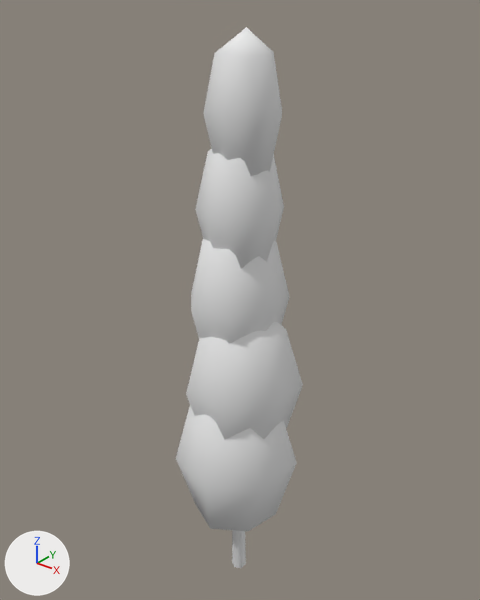
What one commit did to the glTF model packages/maps/assets/streets/models/streets-tree-columnar.glb.
The view is the same before and after, from a 50 mm lens placed at (7.53, -9.37, 13.05), pointed at (-0.2, 0.3, 7.06). The axes (+X, +Y, +Z) are drawn at lower left. The lights are the same throughout. The older version comes first.

The first picture shows 'streets-tree-columnar'.
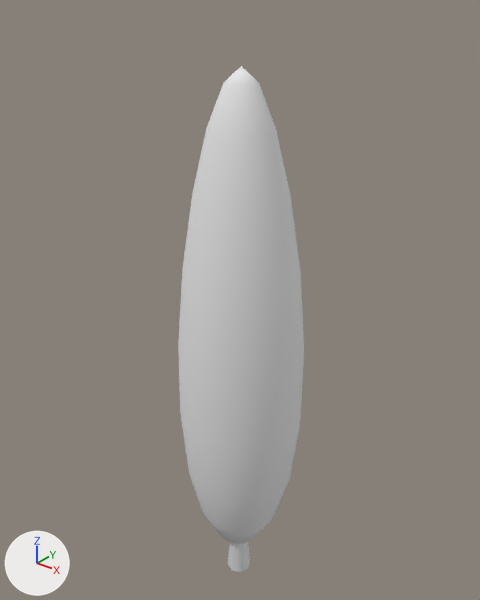
Where the change shows, as pixel boxes [x1, y1, x2, y2] in the pictures (480 x 600 px):
'streets-tree-columnar', reshaped (6% shorter)
    before: [176, 27, 303, 568]
    after: [178, 66, 304, 572]
part 1 of me_streets_tree_columnar, rebuilt
    before: [186, 322, 303, 440]
    after: [178, 66, 304, 544]
part 2 of me_streets_tree_columnar, rebuilt
    before: [232, 530, 246, 568]
    after: [228, 542, 250, 572]
part 3 of me_streets_tree_columnar, deleted
    before: [203, 27, 282, 176]
part 4 of me_streets_tree_columnar, deleted
    before: [195, 149, 284, 269]
part 5 of me_streets_tree_columnar, deleted
    before: [176, 239, 297, 531]

The edits, one by one:
me_streets_tree_columnar is used by ob_streets_tree_columnar; location (0.0, 0.0, 0.0).
me_streets_tree_columnar had 127 vertices, 222 faces and spanned x -1.28..1.28, y -1.44..1.11, z 0.0..12.3.
me_streets_tree_columnar now has 206 vertices, 392 faces and spans x -1.44..1.38, y -1.21..1.17, z 0.0..11.7.
me_streets_tree_columnar part 1: the loose piece of 23 vertices spanning x -1.06..1.19, y -1.15..1.03, z 3.42..7.28 is rebuilt with 182 vertices and now spans x -1.44..1.38, y -1.21..1.17, z 0.7..11.7.
me_streets_tree_columnar part 2: the loose piece of 12 vertices spanning x -0.15..0.15, y -0.17..0.17, z 0.0..8.0 is rebuilt with 24 vertices and now spans x -0.28..0.28, y -0.28..0.28, z 0.0..6.2.
me_streets_tree_columnar part 3: the loose piece of 23 vertices spanning x -0.55..0.76, y -0.59..0.76, z 9.5..12.3 is deleted.
me_streets_tree_columnar part 4: the loose piece of 23 vertices spanning x -0.88..0.79, y -0.69..0.88, z 7.47..10.62 is deleted.
Part 5, on me_streets_tree_columnar:
46 vertices are removed from x -1.28..1.28, y -1.44..1.11, z 1.4..8.95.
84 faces are deleted.
